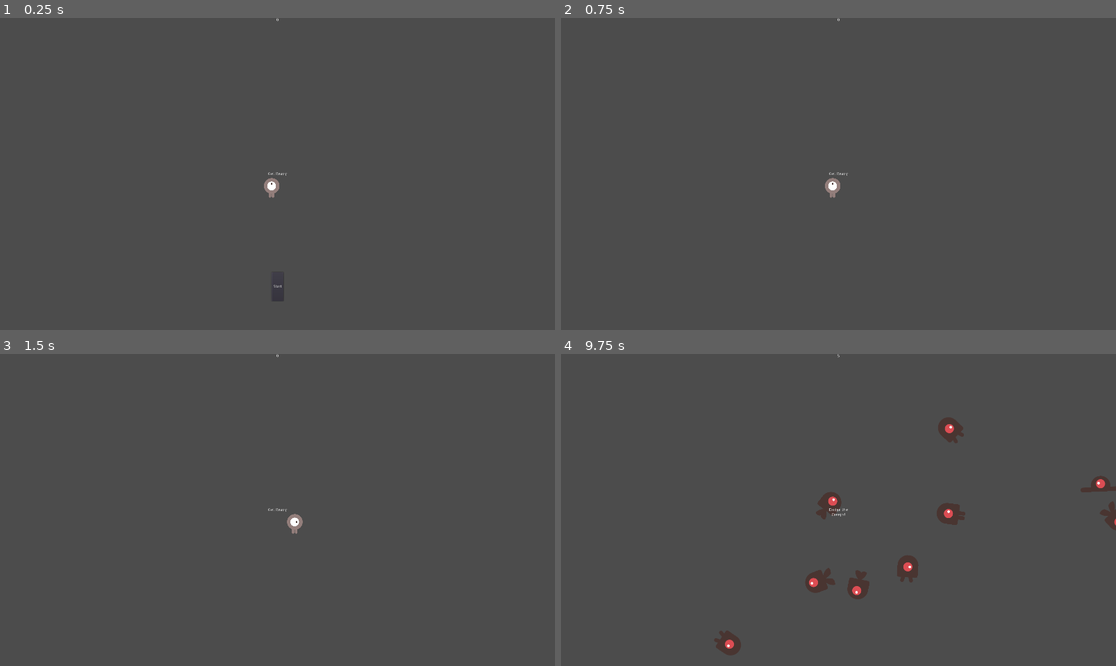
Above: before the commit, frames 1-4 (two rows, left to right).
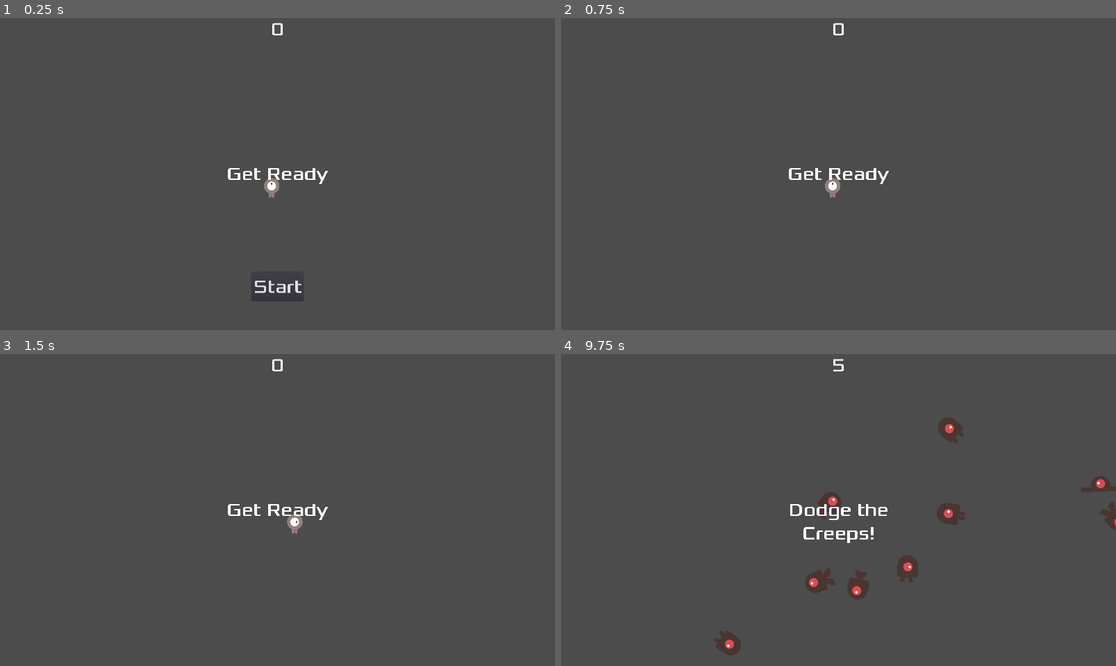
Above: after the commit, the same moments.

Repository: JennyJTG/GodotGameProject
Game: Godot game, scene res://Main.tscn
The game is run twice, just before and just after one commit, with the same random seed, the same clock (stepped at 60 frames per second) and the same inputs.
Inputs:
- Up to frame 1 (0.25 s): no input
- Up to frame 2 (0.75 s): click "Start" at 0.5 s
- Up to frame 3 (1.5 s): tap Enter at 1.25 s; hold D (move_right) from 1.28 s (still down)
- Up to frame 4 (9.75 s): release D (move_right) at 2.03 s; hold S (move_down) 2.03-2.78 s; hold D (move_right) 2.78-3.53 s; hold W (move_up) 3.53-4.28 s; hold A (move_left) 4.28-5.78 s; hold S (move_down) 5.78-6.53 s; hold D (move_right) 6.53-7.28 s; hold W (move_up) 7.28-8.03 s; hold D (move_right) 8.03-8.78 s; hold S (move_down) 8.78-9.53 s; hold A (move_left) from 9.53 s (still down)

The runs differ from the first frame. In frame 1, 0.5% of the frame differs, in the area x 41-60%, y 0-91%; in frame 2, 0.3%; in frame 3, 0.3%; in frame 4, 0.5%, in the area x 41-59%, y 0-61%.

Commit message:
Add font

Diff:
--- a/gameJamButCooler/Main.tscn
+++ b/gameJamButCooler/Main.tscn
@@ -1,14 +1,19 @@
-[gd_scene load_steps=6 format=2]
+[gd_scene load_steps=8 format=2]
 
 [ext_resource path="res://player/Player.tscn" type="PackedScene" id=1]
 [ext_resource path="res://Main.gd" type="Script" id=2]
 [ext_resource path="res://mob/Mob.tscn" type="PackedScene" id=3]
 [ext_resource path="res://HUD.gd" type="Script" id=4]
+[ext_resource path="res://fonts/Xolonium-Regular.ttf" type="DynamicFontData" id=5]
 
 [sub_resource type="Curve2D" id=1]
 _data = {
 "points": PoolVector2Array( 0, 0, 0, 0, -27, -16, 0, 0, 0, 0, 1893, -16, 0, 0, 0, 0, 1893, 1064, 0, 0, 0, 0, -27, 1064, 0, 0, 0, 0, -27, -16 )
 }
+
+[sub_resource type="DynamicFont" id=2]
+size = 64
+font_data = ExtResource( 5 )
 
 [node name="Main" type="Node"]
 script = ExtResource( 2 )
@@ -40,7 +45,8 @@
 
 [node name="ScoreLabel" type="Label" parent="HUD"]
 anchor_right = 1.0
-margin_bottom = 14.0
+margin_bottom = 78.0
+custom_fonts/font = SubResource( 2 )
 text = "0"
 align = 1
 
@@ -48,8 +54,9 @@
 anchor_top = 0.5
 anchor_right = 1.0
 anchor_bottom = 0.5
-margin_top = -7.0
-margin_bottom = 7.0
+margin_top = -39.0
+margin_bottom = 39.0
+custom_fonts/font = SubResource( 2 )
 text = "Dodge the Creeps!"
 align = 1
 autowrap = true
@@ -59,10 +66,11 @@
 anchor_top = 1.0
 anchor_right = 0.5
 anchor_bottom = 1.0
-margin_left = -20.5
+margin_left = -90.0
 margin_top = -200.0
-margin_right = 20.5
+margin_right = 90.0
 margin_bottom = -100.0
+custom_fonts/font = SubResource( 2 )
 text = "Start"
 
 [node name="MessageTimer" type="Timer" parent="HUD"]
Not shown, added: gameJamButCooler/fonts/FONTLOG.txt
Not shown, added: gameJamButCooler/fonts/LICENSE.txt
Binary file added: gameJamButCooler/fonts/Xolonium-Regular.ttf
